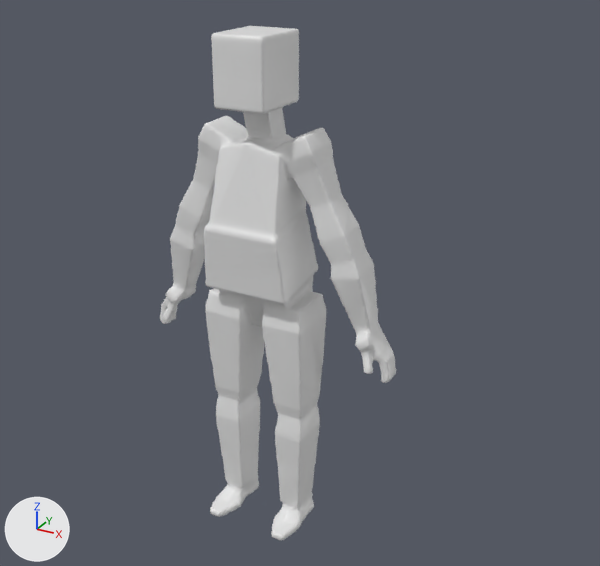
What one commit did to the Blender file Art/Mesomorph.blend.
Camera for both pictures: a 50 mm camera at (12.1, -19.64, 11.57) aimed at (0.91, 0.7, 1.4). The axes (+X, +Y, +Z) are drawn at lower left. The lights are the same throughout.

In view in the first picture: 'Body'.
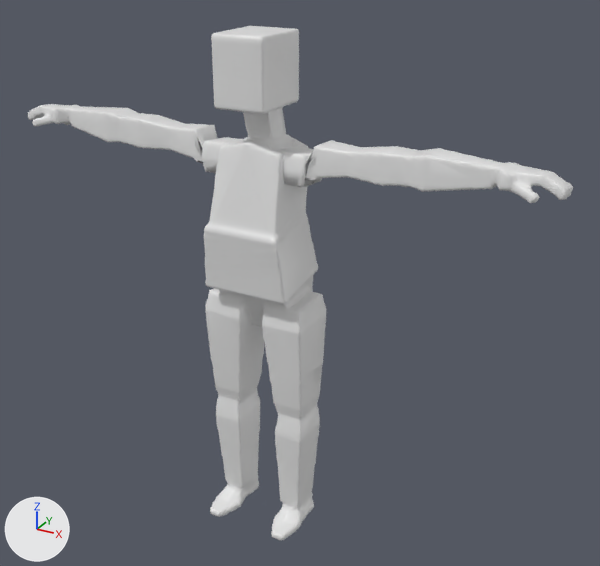
What differs and where, as boxes (x1, y1, x2, y2) in the pictures (600 x 566 px; the box of a moved part takes in the faces that stretch with it):
'Body', reshaped (130% wider): before (160, 26, 396, 540); after (28, 26, 573, 540)
part 1 of me_cube_001, moved or reshaped: before (160, 116, 396, 383); after (28, 104, 573, 203)

The change in detail:
me_cube_001 is used by ob_body; location (0.0, 0.09, 4.42); rotation (-0.256, 0.0, 0.0), in degrees (-15, 0, 0); scale (1.13, 0.903, 1.56).
me_cube_001 had 17898 vertices, 15001 faces and spanned x -3.7..3.7, y -2.44..3.97, z -7.19..2.86.
me_cube_001 now has 17898 vertices, 15001 faces and spans x -7.61..7.62, y -2.44..3.97, z -7.19..2.86.
me_cube_001 part 1: 6576 of 17898 vertices moved; they spanned x -3.7..3.7, y -0.95..2.22, z -3.32..1.23 and now span x -7.61..7.62, y -1.39..0.53, z 0.16..1.14; mean shift (0.0, -1.22, 1.88); largest move (3.51, 2.19, -3.25) -> (7.59, -0.4, 0.69).
